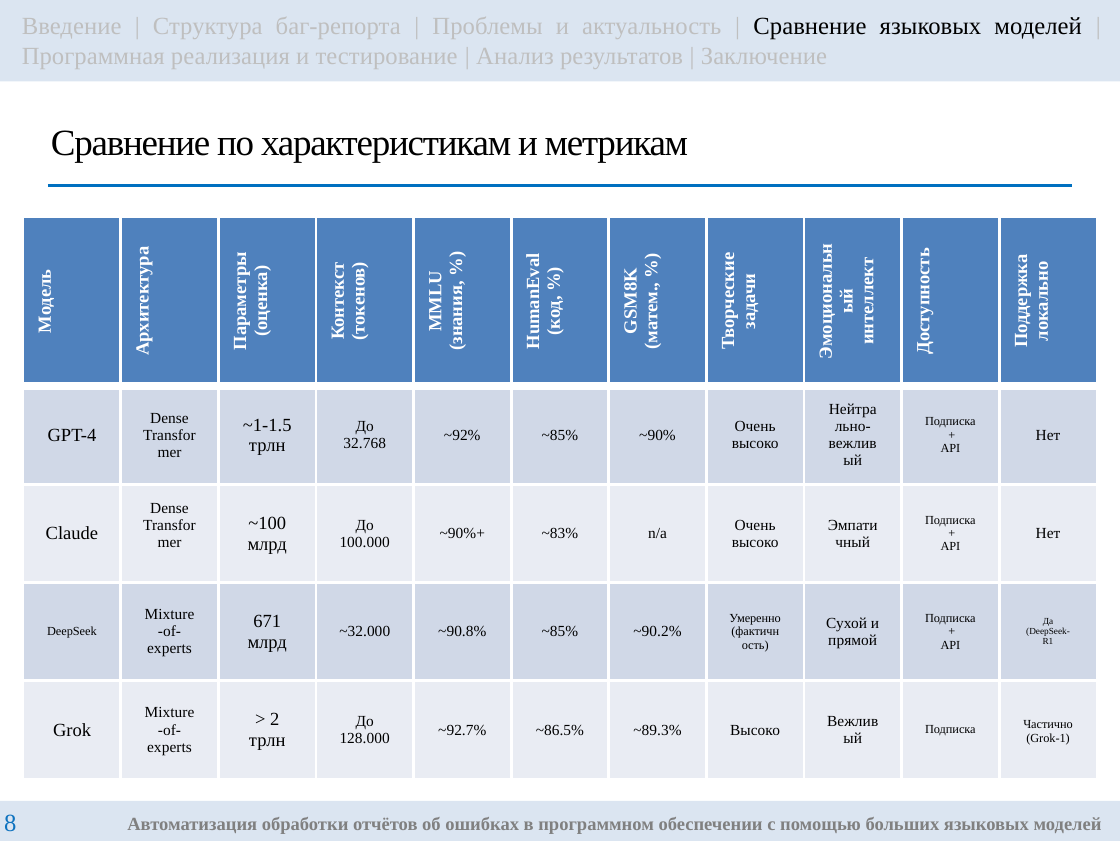
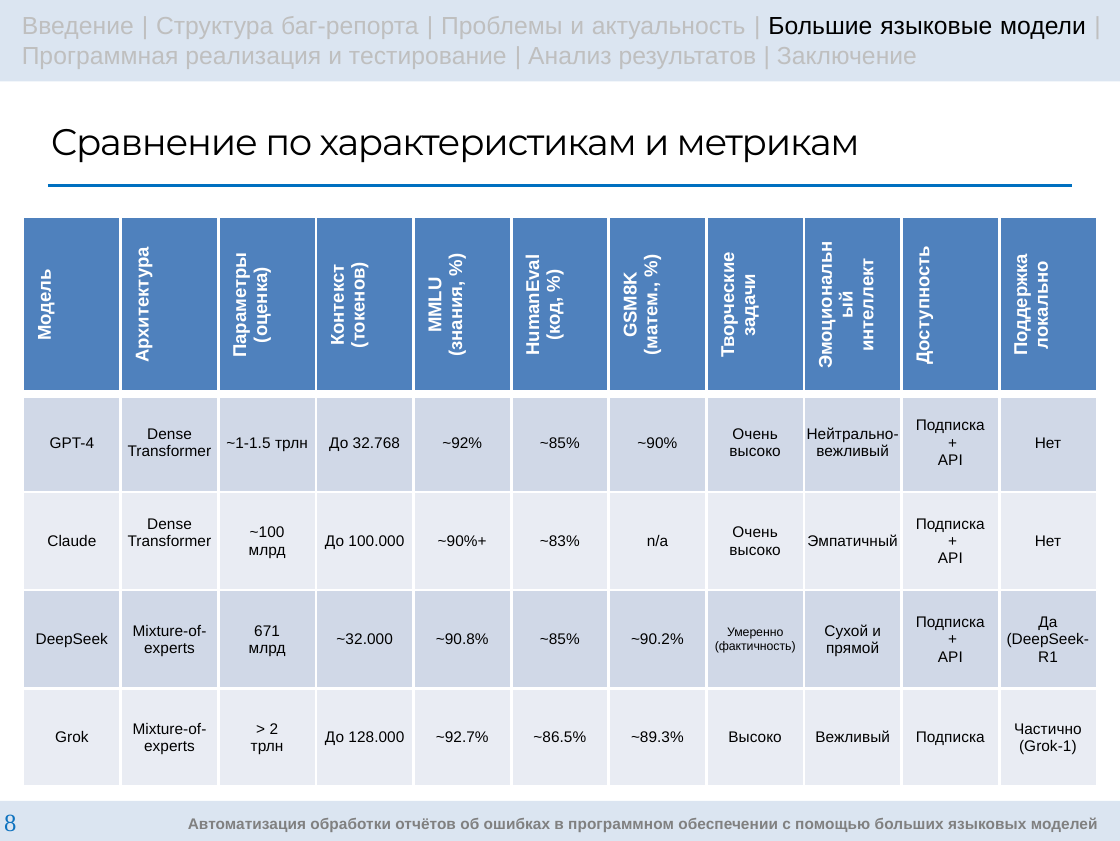
Before and after one commit to g3ntIeman/VKR_Gunko_Nikita, a slide deck: slide 8 of masters/ВКР/Презентация/GunkoNM_RK6-42M_Presentation.pptx. Drawn at 1120x841 pixels with LibreOffice and Linux fonts; fonts in the diff are those of the drawing. Boxes give left, top, right and bottom in pixels: in the first picture for what was removed or moved away, otherwise in the second. Text is boxed around its words. In the diff, an @@ line names an element or a change of style, - is before the commit and + after.

```diff
--- a/masters/ВКР/Презентация/GunkoNM_RK6-42M_Presentation.pptx
+++ b/masters/ВКР/Презентация/GunkoNM_RK6-42M_Presentation.pptx
@@ text in rectangle at (x1=22, y1=16, x2=1086, y2=69): text changed; font Times New Roman to Arial @@
-Введение | Структура баг-репорта | Проблемы и актуальность | Сравнение языковых моделей | Программная реализация и тестирование | Анализ результатов | Заключение
+Введение | Структура баг-репорта | Проблемы и актуальность | Большие языковые модели | Программная реализация и тестирование | Анализ результатов | Заключение
@@ title "Сравнение по характеристикам и метрикам" at (x1=51, y1=129, x2=860, y2=163): font Times New Roman to Montserrat @@
@@ table at (x1=22, y1=216, x2=1098, y2=778) @@
@@ font Times New Roman to Arial @@
@@ size 6 to 5 pt in "GPT-4", "~1-1.5 трлн", "Claude", "~100 млрд" and 3 more places @@
@@ size 4 to 5 pt in "Подписка", "+", "API", "Подписка" and 8 more places @@
@@ size 3 to 5 pt in "Да (DeepSeek-R1" @@
@@ rectangle "Автоматизация обработки отчётов об ошибках ..." at (x1=0, y1=800, x2=1120, y2=841): size 6 to 5 pt, font Times New Roman to Arial @@
```
Also in this commit, not shown: 16 other slides changed, 5 slides added, 1 other file.
